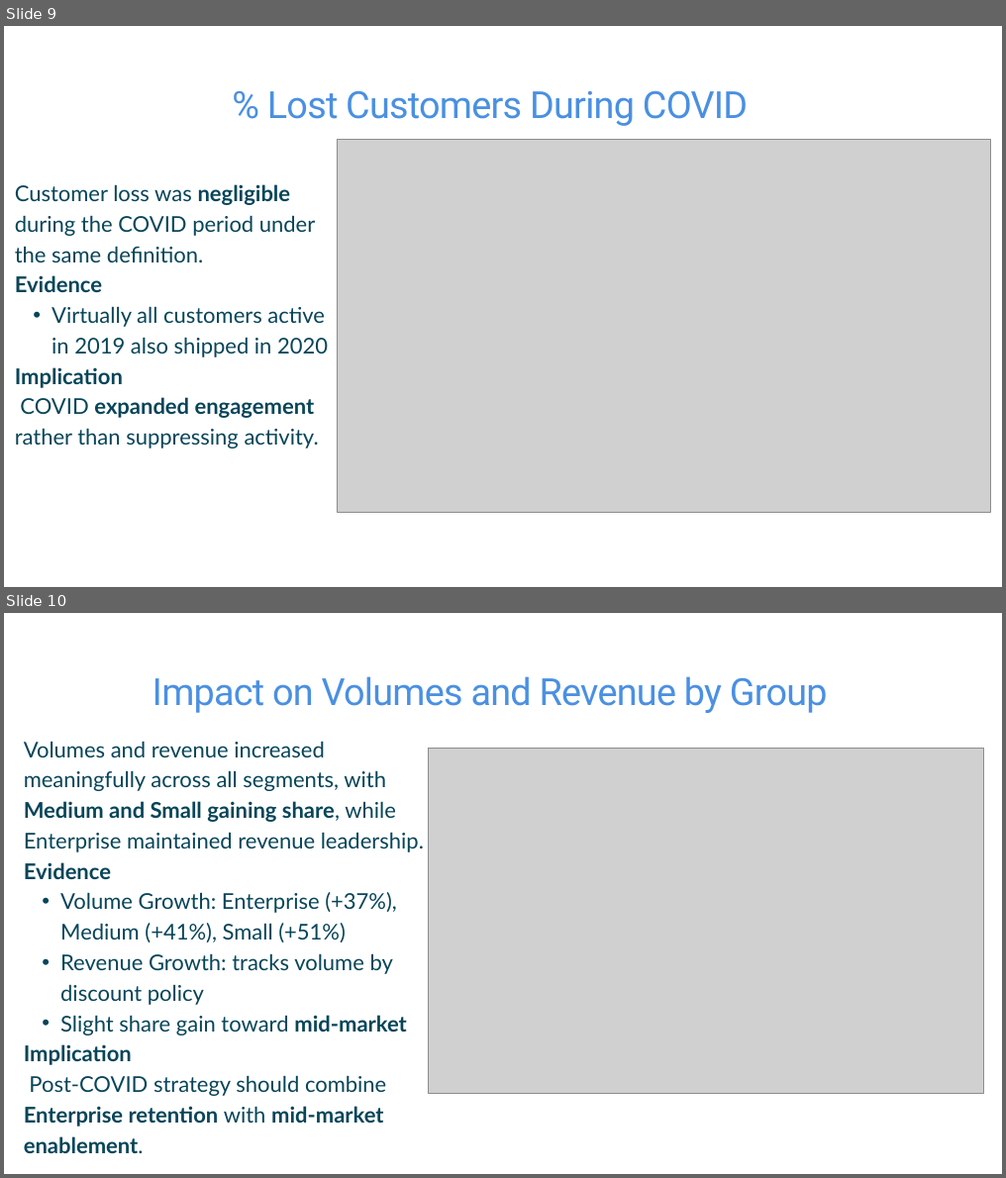
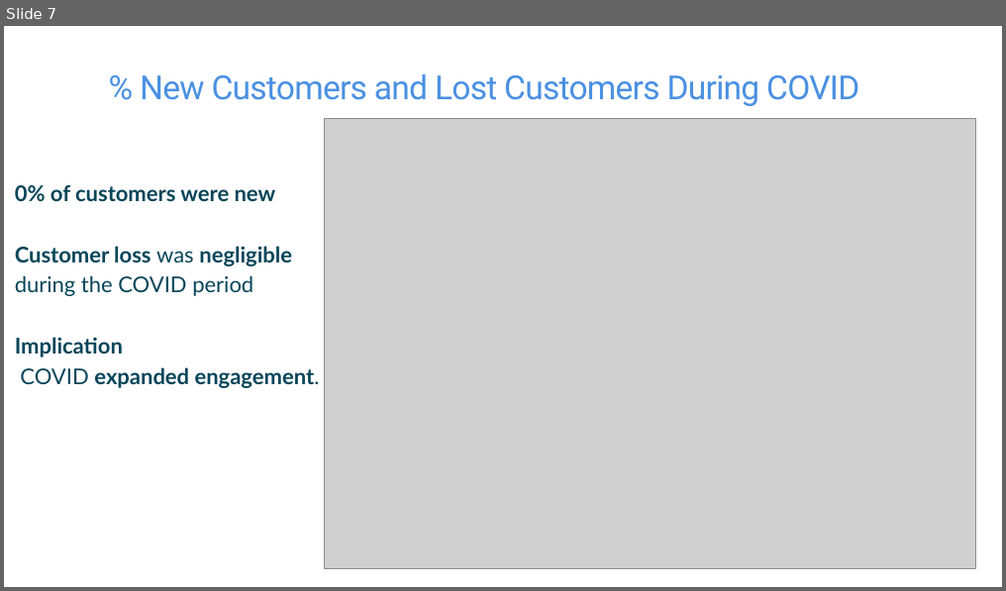
Before and after one commit to John-Adedoyin-001/Data-program-COMP-603_PROJECT-EBOSELE-AND-JOHN, a slide deck: John-Ebose-Project-Presentation--COVID-19-Impact-on-ABC-Company.pptx. Shown one above the other, each under a label of ours: slides 9 and 10 before the commit, slide 7 after it. The pictures are 1006x1178 and 1006x591 pixels, drawn with LibreOffice and Linux fonts; fonts in the diff are those of the drawing; grey boxes stand for pictures. Boxes give left, top, right and bottom in pixels: in the first picture for what was removed or moved away, otherwise in the second. Text is boxed around its words. In the diff, an @@ line names an element or a change of style, - is before the commit and + after.

```diff
--- a/John-Ebose-Project-Presentation--COVID-19-Impact-on-ABC-Company.pptx
+++ b/John-Ebose-Project-Presentation--COVID-19-Impact-on-ABC-Company.pptx
@@ slide 10 removed at [4,613,1002,1174], background #FFFFFF @@
@@ text removed at [152,676,828,713] @@
-Impact on Volumes and Revenue by Group
@@ text removed at [24,741,424,1154] @@
-Volumes and revenue increased meaningfully across all segments, with Medium and Small gaining share, while Enterprise maintained revenue leadership.
-Evidence
-  • Volume Growth: Enterprise (+37%), Medium (+41%), Small (+51%)
-  • Revenue Growth: tracks volume by discount policy
-  • Slight share gain toward mid-market
-Implication
-Post-COVID strategy should combine Enterprise retention with mid-market enablement.
@@ picture removed at [428,749,983,1093] @@
@@ what was slide 9 is now slide 7 @@
@@ slide 7 changed as well @@
@@ text at [140,75,859,106]: text changed; size 54 to 48 pt @@
-% Lost Customers During COVID
+% New Customers and Lost Customers During COVID
@@ picture: place and size @@
-picture at [337,139,990,512]
+picture at [325,118,975,569]
@@ text at [15,185,292,296]: text changed; bold on @@
-Customer loss was negligible during the COVID period under the same definition.
-Evidence
-  • Virtually all customers active in 2019 also shipped in 2020
+0% of customers were new
+Customer loss was negligible during the COVID period
@@ text at [20,368,320,388]: text changed; bold on @@
-COVID expanded engagement rather than suppressing activity.
+COVID expanded engagement.
```
Also in this commit, not shown: 7 other slides changed, 5 slides added, 3 other slides removed, 3 other files.
